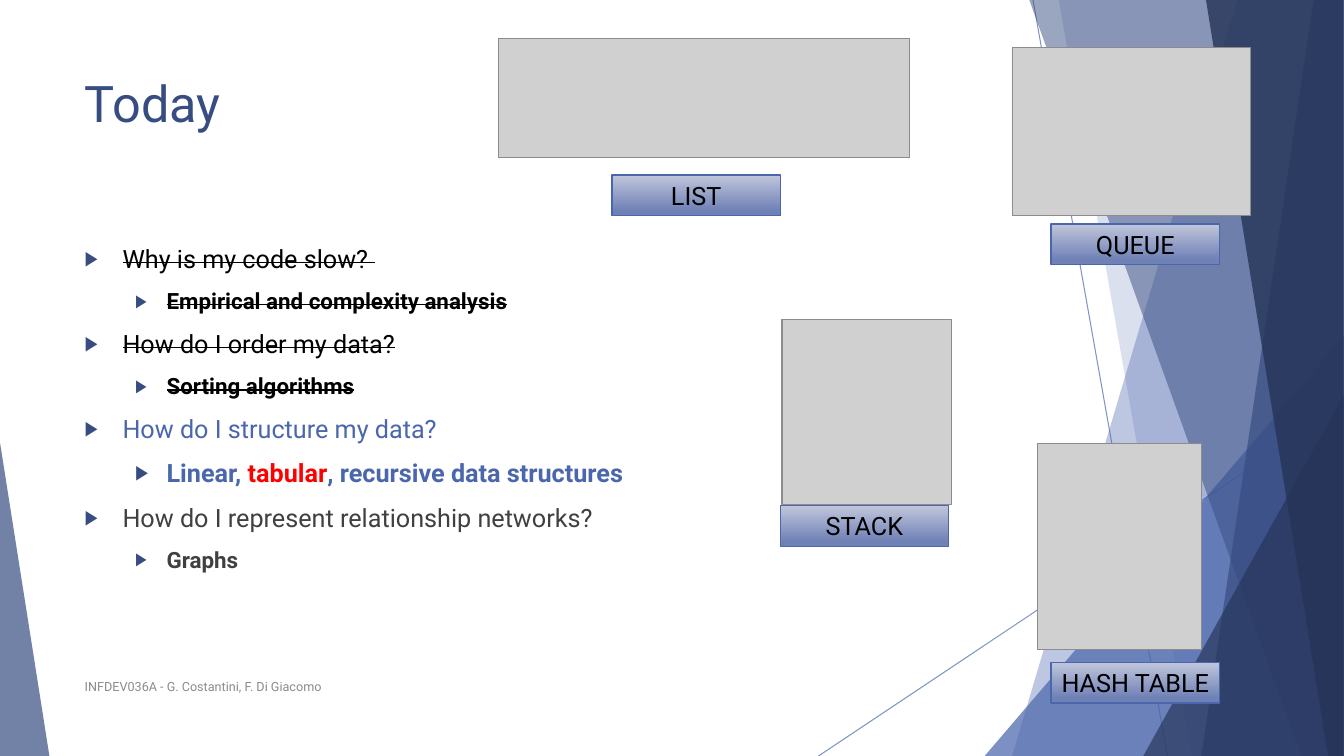
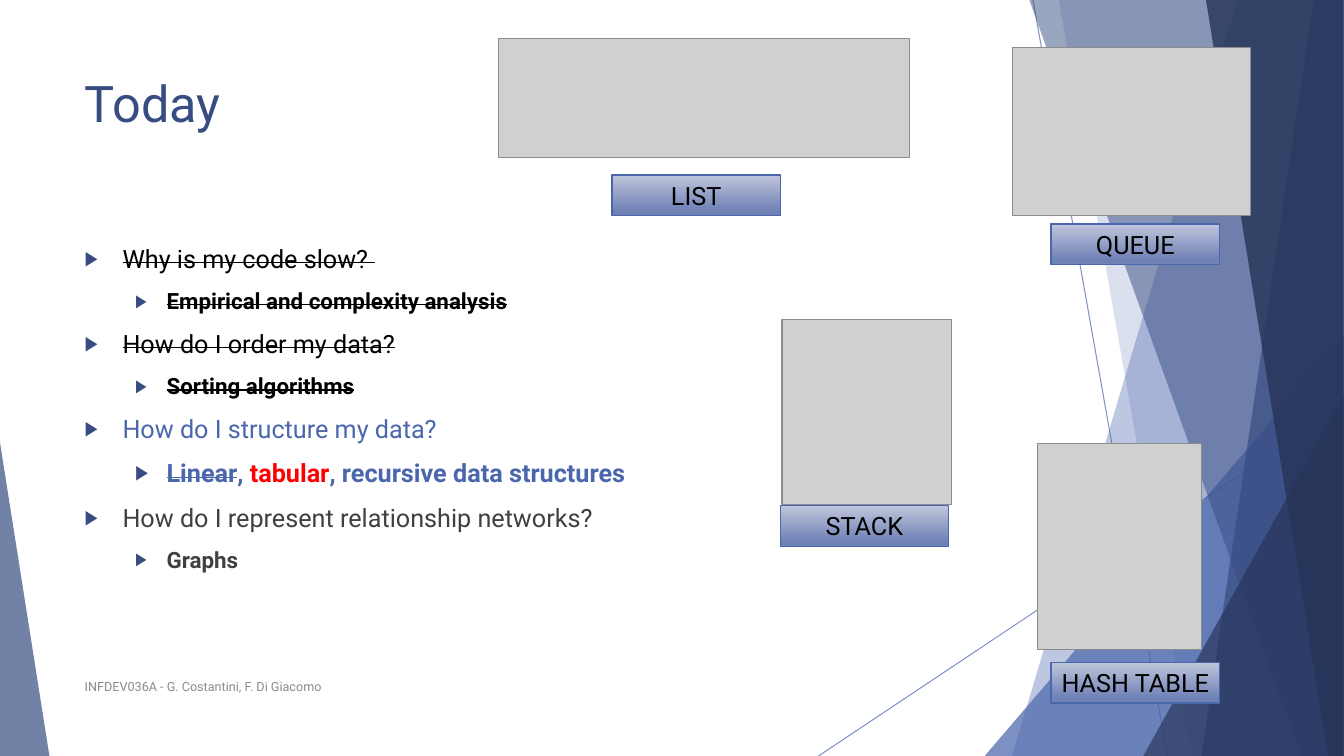
Before and after one commit to FurkanAndac/Development-6A, a slide deck: slide 4 of Lesson slides/Unit 3b - Hash tables.pptx (slide 3 before the commit). Drawn at 1344x756 pixels with LibreOffice and Linux fonts; fonts in the diff are those of the drawing; grey boxes stand for pictures. Boxes give left, top, right and bottom in pixels: in the first picture for what was removed or moved away, otherwise in the second. Text is boxed around its words. In the diff, an @@ line names an element or a change of style, - is before the commit and + after.

```diff
--- a/Lesson slides/Unit 3b - Hash tables.pptx
+++ b/Lesson slides/Unit 3b - Hash tables.pptx
@@ text at (167, 463, 625, 487): strikethrough on in "Linear," @@
```
Also in this commit, not shown: 1 other slide changed, 1 slide added, 1 other file.
